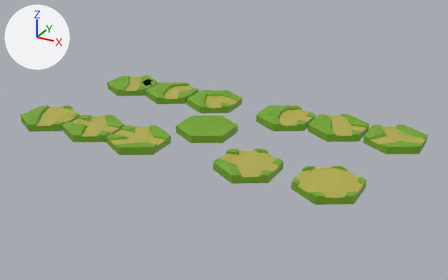
Before and after pictures for a commit that changed the glTF model public/assets/models/Hex.glb.
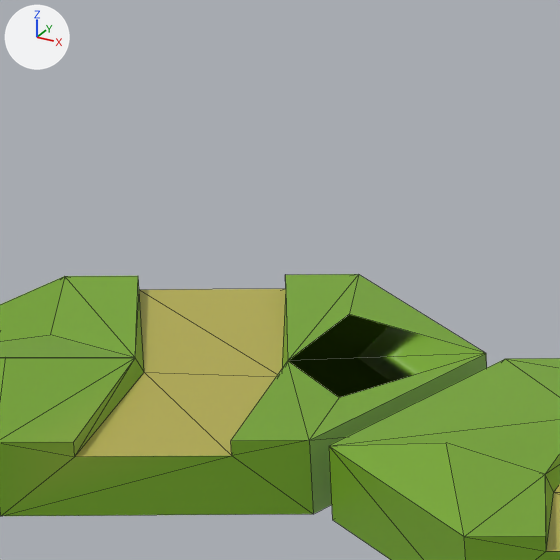
Each version is shown whole from a 50 mm camera at (9.47, -16.07, 7.9) aimed at (0.5, 0.25, -0.26), then close up on the part from 26% to 37% of the width and 19% to 36% of the height. The lights are fixed; the arrows at upper left show +X, +Y and +Z. The close-ups show mesh edges as thin lines. Vertices at the same position are counted once.

Objects in the first close-up: 'Grass_P1', 'Grass_P2'.
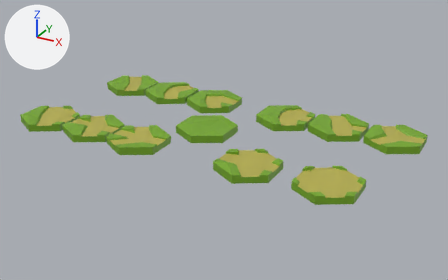
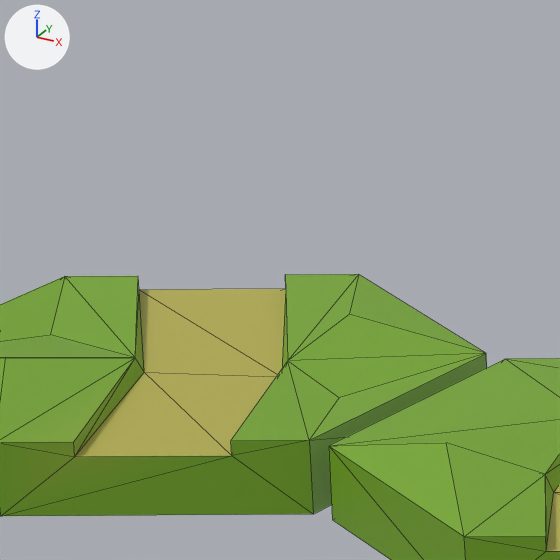
The newer file is also turned or shifted as a whole; pictures and numbers use the older file's frame.

Pixel boxes [x1, y1, x2, y2] of what changed, in the close-ups (560 x 560 px; the box of a moved part takes in the faces that stretch with it):
part 1 of me_circle, moved or reshaped
    both: [231, 274, 486, 441]

Edits to the bpy script that builds the scene:
```text
Change me_circle:
    where me_circle.from_pydata(...)  # 28 vertices, 48 faces; spans x -0.87..0.87, y -1.0..1.0, z 0.0..0.33
    used by ob_grass_p1; location = (-4.73, 2.415, 0.0)
    me_circle part 1
    me_circle.vertices[24].co: (0.66, -0.05, 0.23) -> (0.34, 0.12, 0.25)  # pixel (339, 397) -> pixel (287, 360)
    me_circle.vertices[25].co: (0.34, 0.12, 0.25) -> (0.66, -0.05, 0.23)  # pixel (287, 360) -> pixel (339, 397)
```
